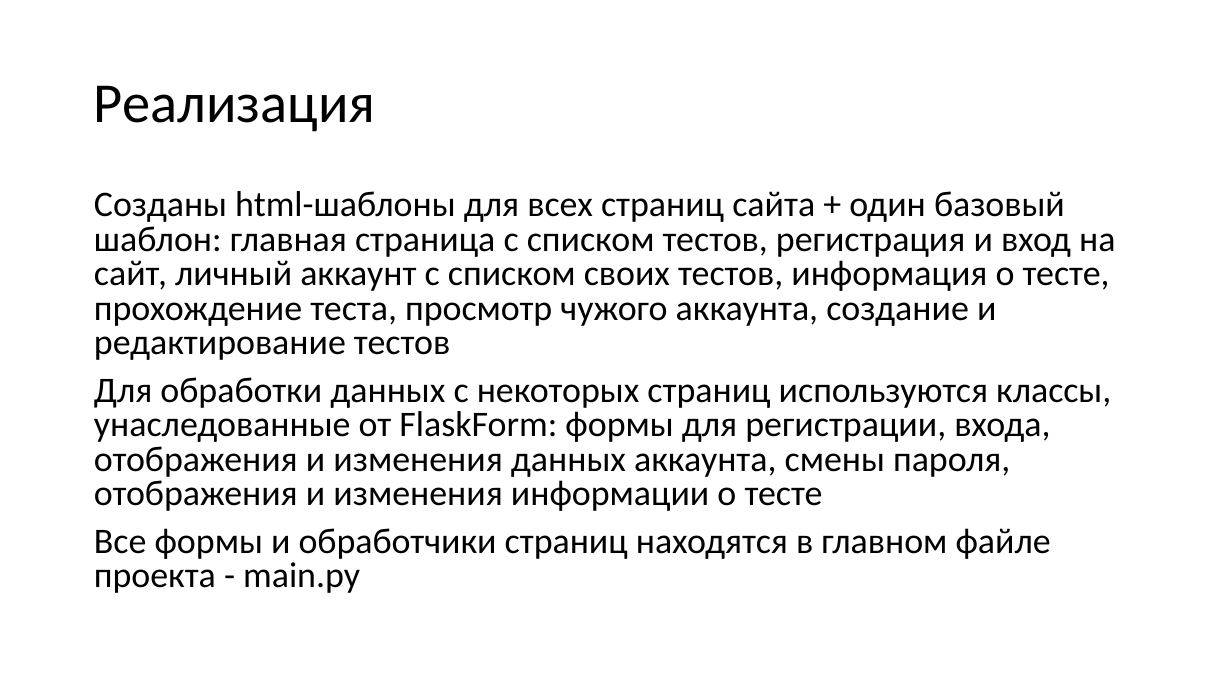
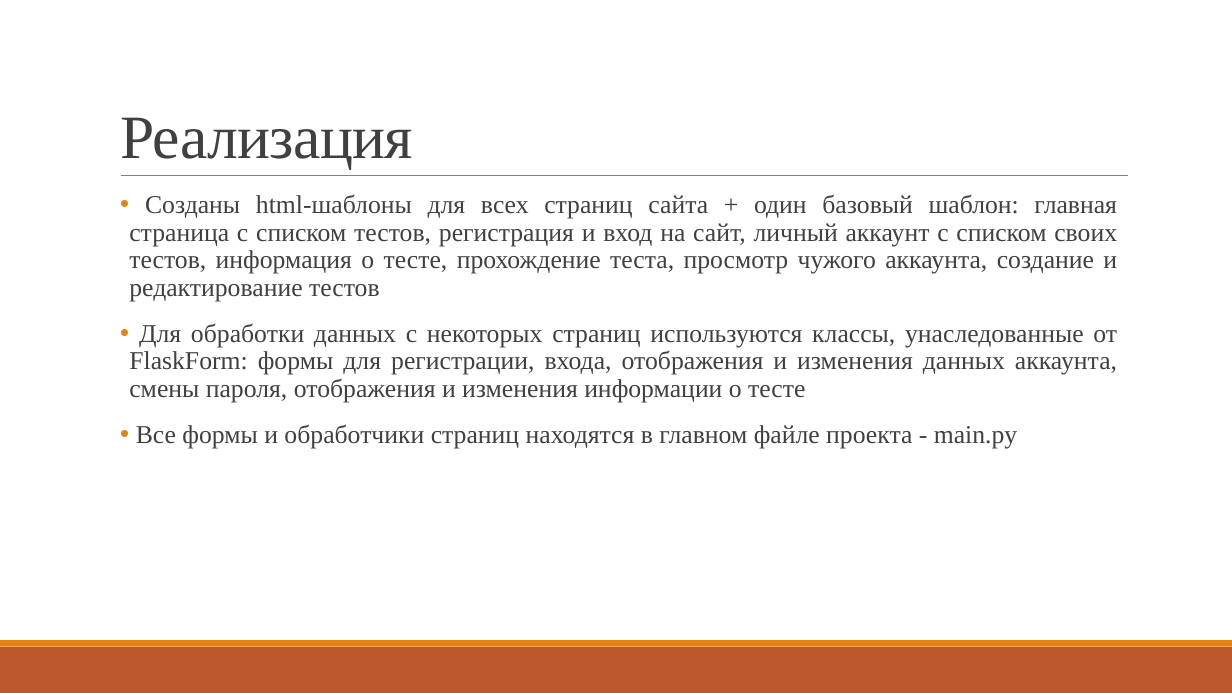
Before and after one commit to Khokholeva/web_project, a slide deck: slide 4 of Презентация веб проекта.pptx. Drawn at 1232x693 pixels with LibreOffice and Linux fonts; fonts in the diff are those of the drawing. Boxes give left, top, right and bottom in pixels: in the first picture for what was removed or moved away, otherwise in the second. Text is boxed around its words. In the diff, an @@ line names an element or a change of style, - is before the commit and + after.

```diff
--- a/Презентация веб проекта.pptx
+++ b/Презентация веб проекта.pptx
@@ title "Реализация": place and size @@
-title "Реализация" at <box>94,85,375,132</box>
+title "Реализация" at <box>120,117,413,169</box>
@@ title "Реализация" at <box>120,117,413,169</box>: size 44 to 48 pt, font Calibri to Times New Roman, text colour #000000 to #404040, letter spacing 0 to -0.5 pt; line spacing 0.9 to 0.85; vertical alignment middle to bottom @@
@@ line added from (121, 176) to (1128, 176), #808080 0.5 pt @@
@@ text "Созданы html-шаблоны для всех страниц ...": place and size @@
-text "Созданы html-шаблоны для всех страниц ..." at <box>94,191,1115,593</box>
+text "Созданы html-шаблоны для всех страниц ..." at <box>129,194,1117,448</box>
@@ text "Созданы html-шаблоны для всех страниц ..." at <box>129,194,1117,448</box>: size 28 to 20 pt, font Calibri to Times New Roman, text colour #000000 to #404040; alignment left to justified; bullet none to •; line spacing 0.8 to 0.9; more space between paragraphs @@
@@ rectangle added at <box>0,647,1232,693</box>, fill #BD582C @@
@@ rectangle added at <box>0,640,1232,647</box>, fill #E48312 @@
```
Also in this commit, not shown: 4 other slides changed.
